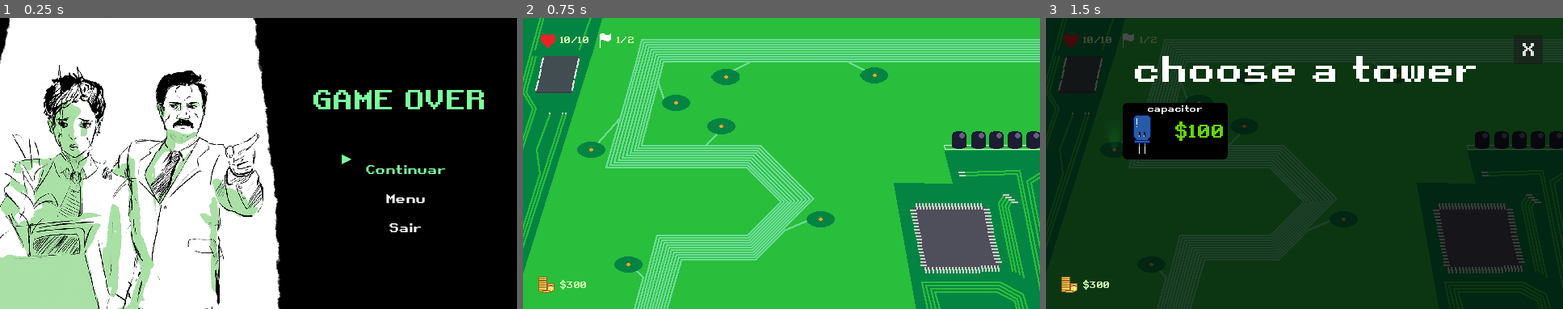
Above: before the commit, frames 1-3 (left to right).
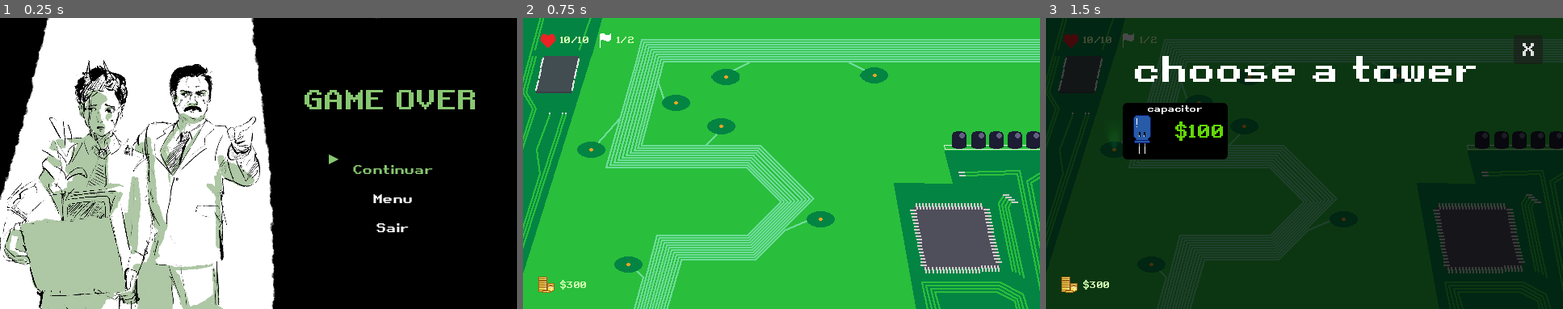
Above: after the commit, the same moments.

Repository: IvnaFeitosa/BufferCLT
Game: Godot game, scene res://scenes/game_over.tscn
Same seed, same stepped clock (60 frames per second), same inputs: the game is played once before the commit and once after it. This scene is started directly instead of the project's main scene. The engine's default icon, where the game draws it, is replaced by a stand-in: a white triangle on a blue panel in a dark square.
Inputs (mouse positions are in pixels of both pictures, inside the frame that each line leads up to):
- Up to frame 1 (0.25 s): no input
- Up to frame 2 (0.75 s): tap Enter (ui_accept) at 0.5 s; move the mouse to (895, 148) at 0.52 s; hold Up (ui_up) from 0.53 s (still down); click (895, 148) at 0.67 s
- Up to frame 3 (1.5 s): tap Enter (ui_accept) at 0.77, 1.25 s; move the mouse to (1113, 148) at 1.27 s; release Up (ui_up) at 1.28 s; hold Down (ui_down) from 1.28 s (still down); click (1113, 148) at 1.42 s

The runs differ from the first frame. In frame 1, 27% of the frame differs, in the area x 0-94%, y 0-100%; in frame 2, nothing differs; in frame 3, nothing differs.

Commit message:
update game over screen asset

Diff:
--- a/scenes/game_over.tscn
+++ b/scenes/game_over.tscn
@@ -1,7 +1,7 @@
 [gd_scene load_steps=4 format=3 uid="uid://bogvtmtpvlsy3"]
 
-[ext_resource type="Script" path="res://scripts/game_over.gd" id="1_tbwuq"]
-[ext_resource type="Texture2D" uid="uid://dho0yoiogsawc" path="res://ChatGPT Image Sep 10, 2025, 12_17_51 AM.png" id="1_xeevv"]
+[ext_resource type="Script" uid="uid://bmetbiugt5bwk" path="res://scripts/game_over.gd" id="1_tbwuq"]
+[ext_resource type="Texture2D" uid="uid://b1ki6mtf7fiac" path="res://assets/ui/gameover.png" id="2_tbwuq"]
 [ext_resource type="FontFile" uid="uid://0vaspj58mr76" path="res://assets/fonts/retro.ttf" id="2_wqhvx"]
 
 [node name="GameOverScreen" type="Control"]
@@ -12,21 +12,19 @@
 [node name="TextureRect" type="TextureRect" parent="."]
 custom_minimum_size = Vector2(10, 0)
 layout_mode = 0
-offset_left = -90.0
-offset_top = -4.0
-offset_right = 732.0
-offset_bottom = 425.0
-texture = ExtResource("1_xeevv")
+offset_right = 640.0
+offset_bottom = 360.0
+texture = ExtResource("2_tbwuq")
 expand_mode = 3
 stretch_mode = 5
 
-[node name="LabelGameOver" type="Label" parent="TextureRect"]
+[node name="LabelGameOver" type="Label" parent="."]
 layout_mode = 2
-offset_left = 469.0
-offset_top = 83.0
-offset_right = 698.0
-offset_bottom = 128.0
-theme_override_colors/font_color = Color(0.478431, 1, 0.611765, 1)
+offset_left = 368.0
+offset_top = 79.0
+offset_right = 597.0
+offset_bottom = 124.0
+theme_override_colors/font_color = Color(0.53404, 0.78, 0.4446, 1)
 theme_override_fonts/font = ExtResource("2_wqhvx")
 theme_override_font_sizes/font_size = 33
 text = "GAME OVER"
@@ -37,9 +35,9 @@
 custom_minimum_size = Vector2(100, 0)
 layout_direction = 3
 layout_mode = 0
-offset_left = -553.0
+offset_left = -537.0
 offset_top = 163.0
-offset_right = -451.0
+offset_right = -435.0
 offset_bottom = 284.0
 theme_override_constants/separation = 15
 alignment = 1
--- a/scripts/game.gd
+++ b/scripts/game.gd
@@ -13,7 +13,7 @@
 	waves = stage.waves
 	#flexing my abilities to be the dumbest person alive
 	#timer.start(waves[gameManager.current_wave].enemy_sequences[current_sequence].time)
-	timer.start()
+	gameManager.change_wave()
 
 func _on_spawn_timer_timeout() -> void:
 	var enemy_sequence = waves[gameManager.current_wave].enemy_sequences[current_sequence]
--- a/scripts/gameManager.gd
+++ b/scripts/gameManager.gd
@@ -3,7 +3,7 @@
 var money: int = 300
 var health: int  = 10
 var stage: int = 0
-var current_wave: int = 0
+var current_wave: int = -1
 var max_wave = stage_resource.waves.size()
 #var all_enemies_from_wave_spawned : bool = false
 signal wave_changed(new_value: int)
--- a/scripts/game_over.gd
+++ b/scripts/game_over.gd
@@ -13,7 +13,7 @@
 	arrow.text = "▶"
 	add_child(arrow)
 
-	arrow.add_theme_color_override("font_color", Color8(122, 255, 156, 255))
+	arrow.add_theme_color_override("font_color", Color8(136,199,113,255))
 	update_arrow_position()
 
 
@@ -36,7 +36,7 @@
 
 	var selected_label = options[selected_index]
 
-	selected_label.add_theme_color_override("font_color", Color8(122, 255, 156, 255))
+	selected_label.add_theme_color_override("font_color",  Color8(136,199,113,255))
 
 
 	var pos = selected_label.get_global_position()
Binary file removed: ChatGPT Image Sep 10, 2025, 12_17_51 AM.png
Binary file added: assets/ui/gameover.png
Not shown, changed: assets/ui/gameover.png.import
